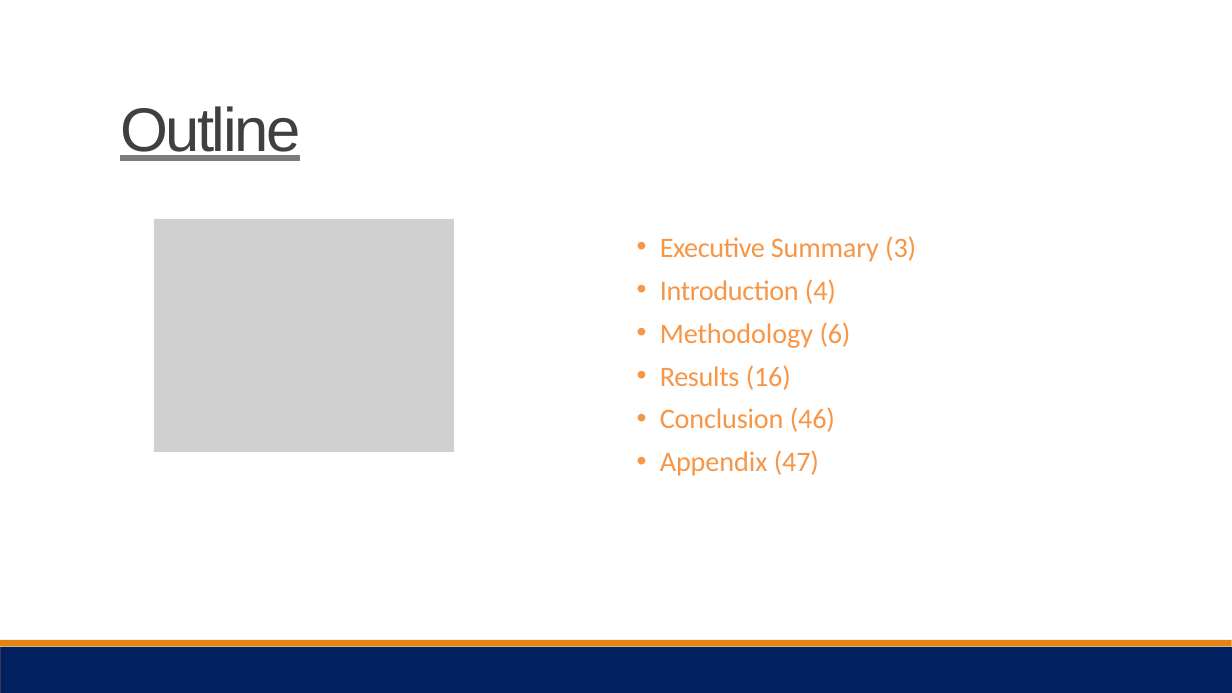
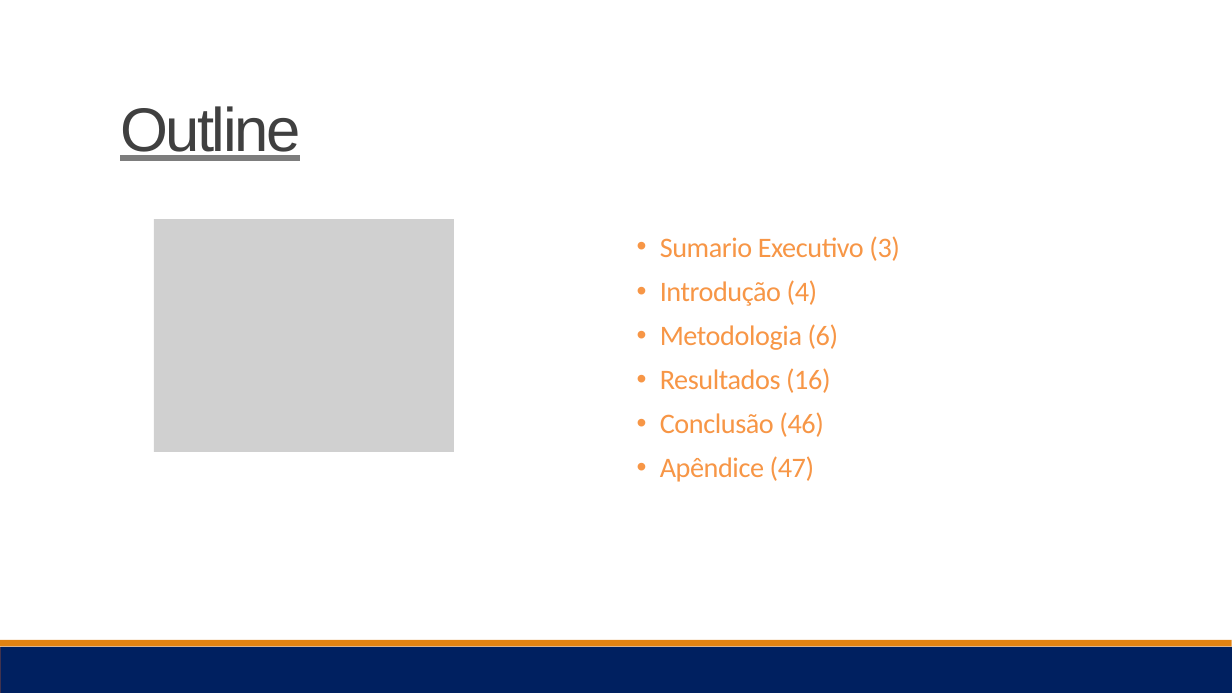
Before and after one commit to yraion/IBM-Data-Science, a slide deck: slide 2 of Data Science Journey -IBM -Robson Cruz.pptx. Drawn at 1232x693 pixels with LibreOffice and Linux fonts; fonts in the diff are those of the drawing; grey boxes stand for pictures. Boxes give left, top, right and bottom in pixels: in the first picture for what was removed or moved away, otherwise in the second. Text is boxed around its words. In the diff, an @@ line names an element or a change of style, - is before the commit and + after.

```diff
--- a/Data Science Journey -IBM -Robson Cruz.pptx
+++ b/Data Science Journey -IBM -Robson Cruz.pptx
@@ text at (660,236,900,482): text changed @@
-• Executive Summary (3)
-• Introduction (4)
-• Methodology (6)
-• Results (16)
-• Conclusion (46)
-• Appendix (47)
+• Sumario Executivo (3)
+• Introdução (4)
+• Metodologia (6)
+• Resultados (16)
+• Conclusão (46)
+• Apêndice (47)
```
Also in this commit, not shown: 15 other slides changed, 1 slide added, 1 slide removed.
